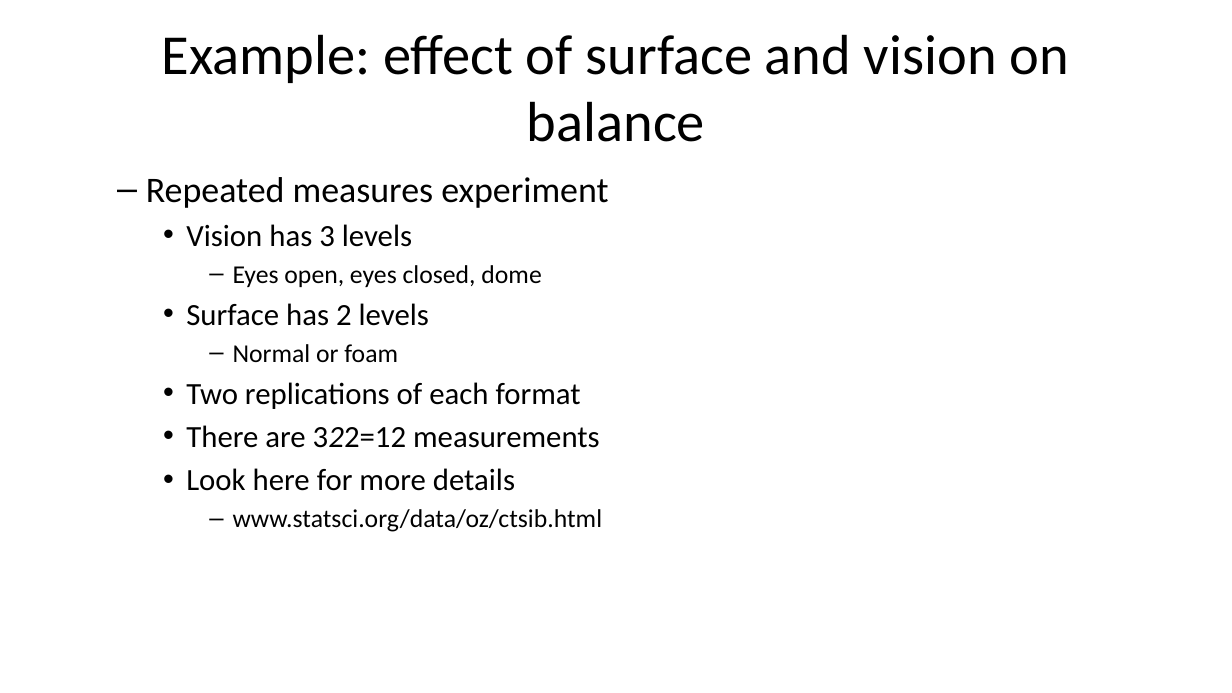
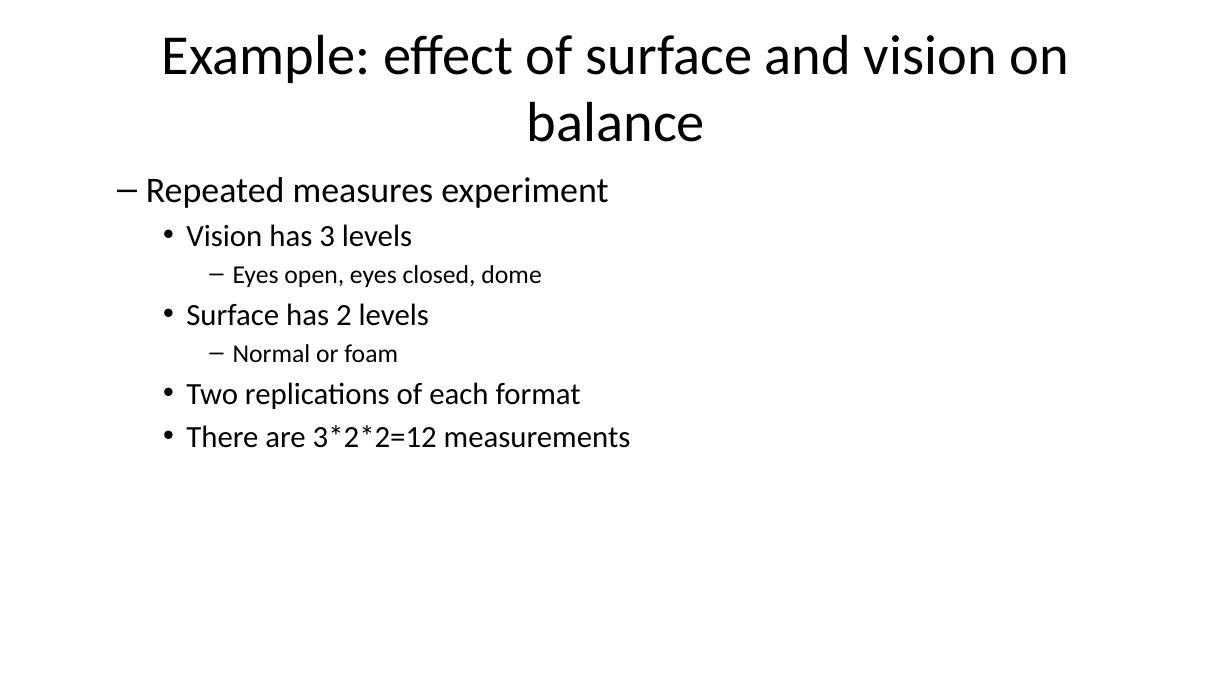
Before and after one commit to pmean/classes, a slide deck: slide 5 of introduction-to-r/results/v06-slides-and-speaker-notes.pptx. Drawn at 1232x693 pixels with LibreOffice and Linux fonts; fonts in the diff are those of the drawing. Boxes give left, top, right and bottom in pixels: in the first picture for what was removed or moved away, otherwise in the second. Text is boxed around its words. In the diff, an @@ line names an element or a change of style, - is before the commit and + after.

```diff
--- a/introduction-to-r/results/v06-slides-and-speaker-notes.pptx
+++ b/introduction-to-r/results/v06-slides-and-speaker-notes.pptx
@@ text at [186,425,631,448]: text changed @@
-    • There are 322=12 measurements
-    • Look here for more details
-      – www.statsci.org/data/oz/ctsib.html
+    • There are 3*2*2=12 measurements
```
Also in this commit, not shown: 8 other slides changed, 1 other file.
